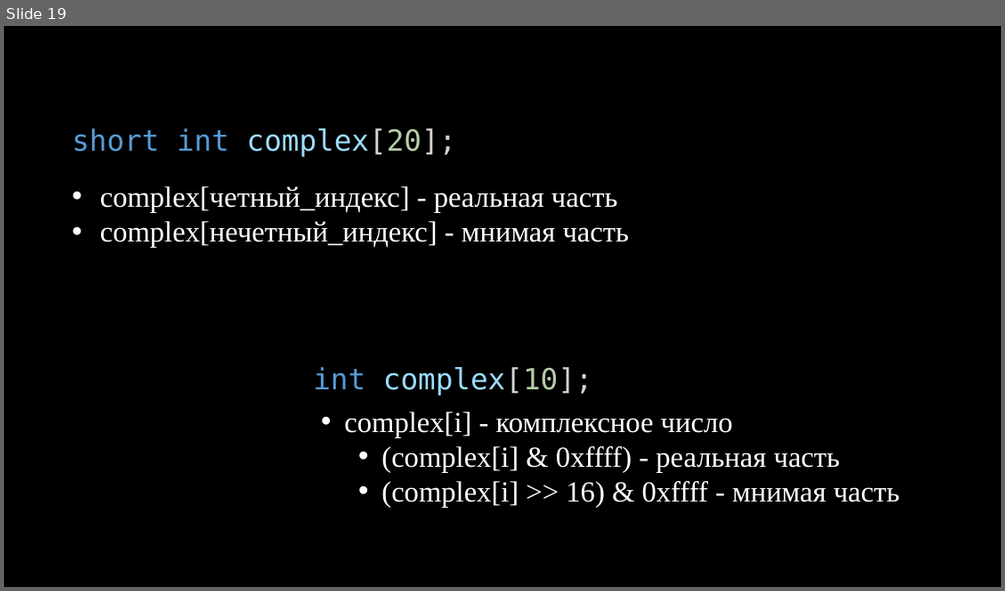
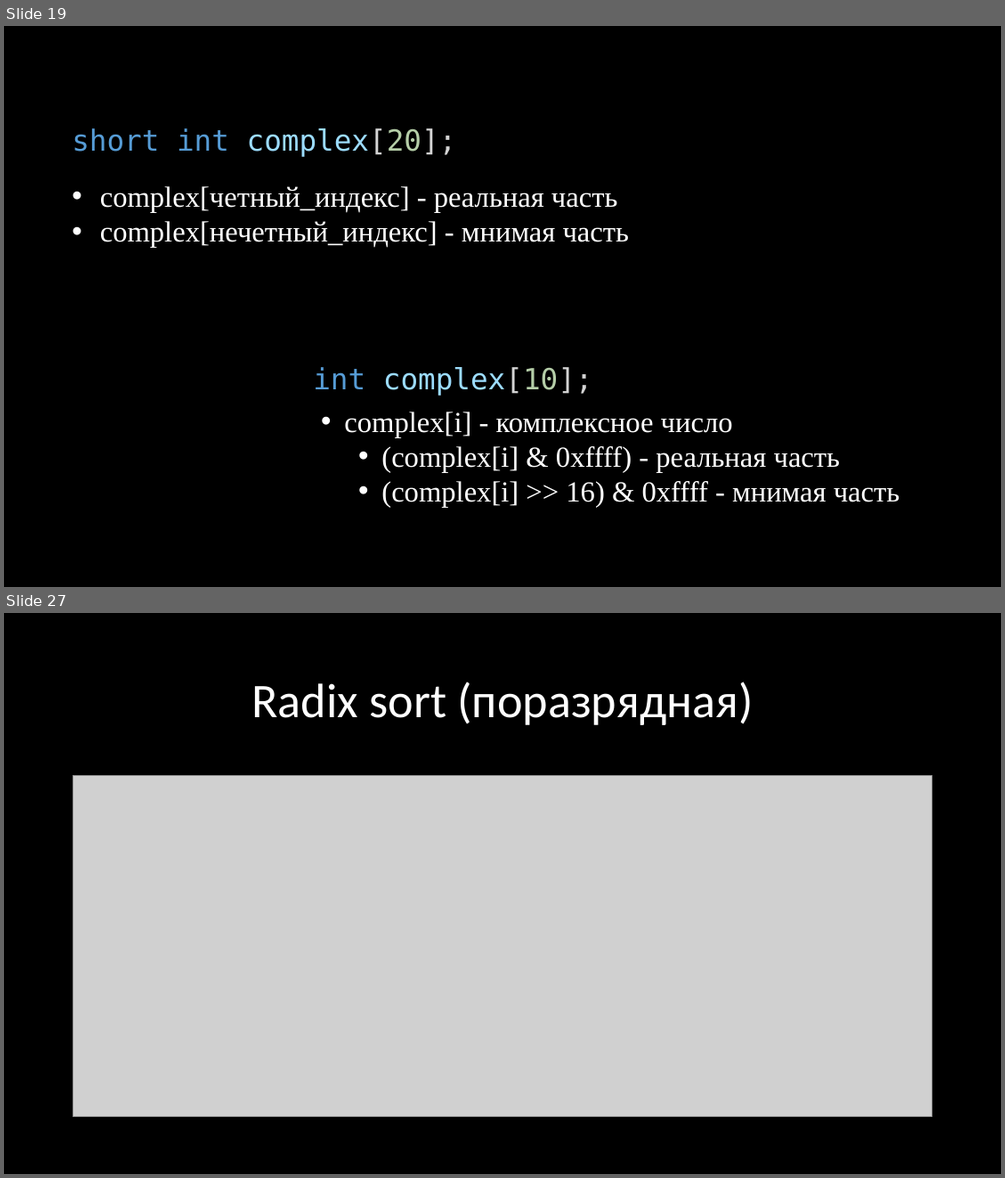
Before and after one commit to kruffka/C-Programming, a slide deck: 5_arrays/5_arrays.pptx. Shown one above the other, each under a label of ours: slide 19 before the commit, slides 19 and 27 after it; the slides between them are not shown. The pictures are 1005x591 and 1005x1178 pixels, drawn with LibreOffice and Linux fonts; fonts in the diff are those of the drawing; grey boxes stand for pictures. Boxes give left, top, right and bottom in pixels: in the first picture for what was removed or moved away, otherwise in the second. Text is boxed around its words. In the diff, an @@ line names an element or a change of style, - is before the commit and + after.

```diff
--- a/5_arrays/5_arrays.pptx
+++ b/5_arrays/5_arrays.pptx
@@ slide 27 added at (4,613,1001,1174), background #000000 @@
@@ text added at (251,682,752,725), 46.5 pt, text #FFFFFF @@
+Radix sort (поразрядная)
@@ picture added at (73,775,932,1116) @@
```
Also in this commit, not shown: 23 other slides added, 1 slide removed, 6 other files.
